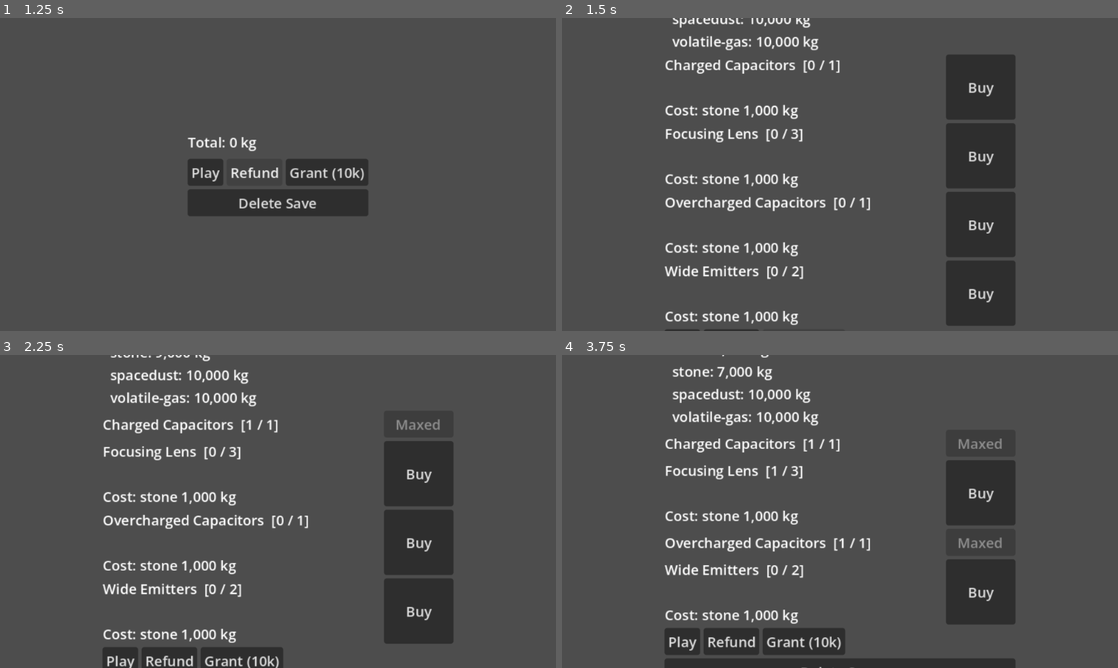
Above: before the commit, frames 1-4 (two rows, left to right).
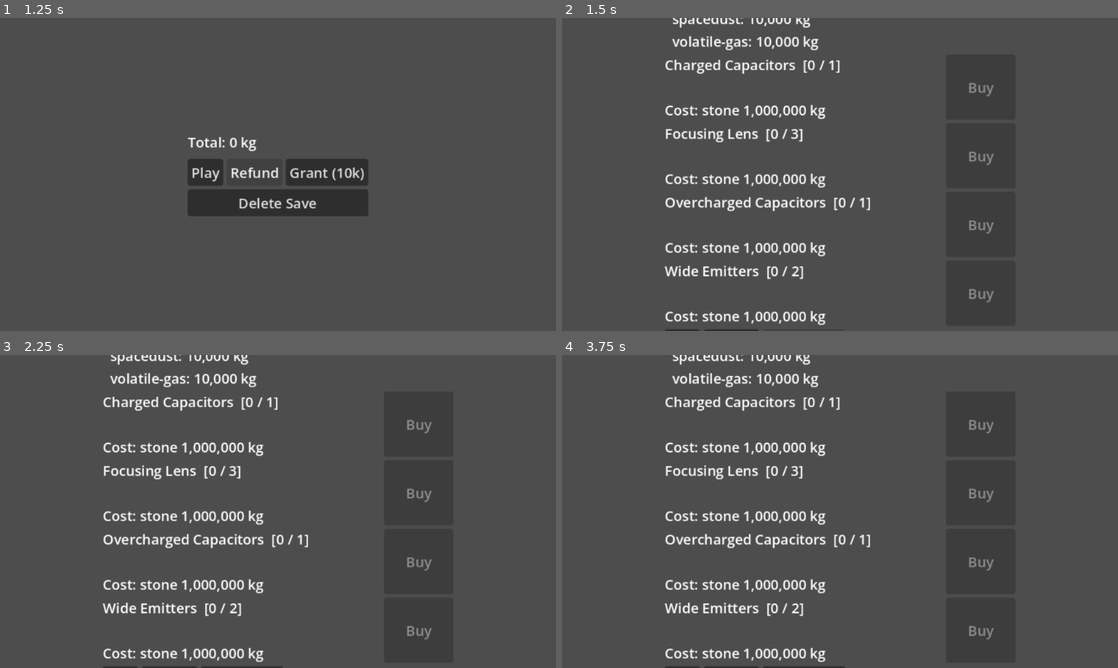
Above: after the commit, the same moments.

Repository: Senatrius/ablation
Game: Godot game, scene res://systems/game/hub.tscn
Same seed, same stepped clock (60 frames per second), same inputs: the game is played once before the commit and once after it.
Inputs (mouse positions are in pixels of both pictures, inside the frame that each line leads up to):
- Up to frame 1 (1.25 s): click "Refund" at 0.5 s
- Up to frame 2 (1.5 s): click "Grant (10k)" at 1.25 s
- Up to frame 3 (2.25 s): click (417, 423) at 2 s, where only the run before the commit has a clickable "Buy"
- Up to frame 4 (3.75 s): click (979, 473) at 2.75 s, where only the run before the commit has a clickable "Buy"; click (979, 542) at 3.5 s, where only the run before the commit has a clickable "Buy"

Frame 1 is identical in both runs. In frame 2, 1.0% of the frame differs, in the area x 39-78%, y 20-99%; in frame 3, 10%; in frame 4, 11%, in the area x 18-82%, y 0-100%.

Commit message:
reworking materials part 3

Diff:
--- /dev/null
+++ b/resources/mass.gd
@@ -0,0 +1,26 @@
+class_name Mass extends RefCounted
+
+const GRAMS_PER_KG: int = 1000
+
+static func from_kg(kg: float) -> int:
+	return roundi(kg * GRAMS_PER_KG)
+
+static func format(grams: int, step: int = 10) -> String:
+	var rounded: int = roundi(float(grams) / step) * step
+
+	if absi(rounded) < GRAMS_PER_KG:
+		return "%d g" % rounded
+
+	var decimals: int = 0
+	if step < 10:
+		decimals = 3
+	elif step < 100:
+		decimals = 2
+	elif step < 1000:
+		decimals = 1
+
+	var text: String = String.num(rounded / float(GRAMS_PER_KG), decimals)
+	var parts: PackedStringArray = text.split(".")
+	var whole: String = HUD.format_number(int(parts[0]))
+
+	return whole + ("." + parts[1] if parts.size() > 1 else "") + "Kg"
--- a/resources/material_definition.gd
+++ b/resources/material_definition.gd
@@ -6,6 +6,7 @@
 @export var hardness: float
 @export var colours: PackedColorArray
 @export var yields: StringName
+@export var trace_resources: Dictionary[StringName, float]
 @export var grain_size: float
 @export var kg_per_cell: float
 @export var effect: Effects
--- a/systems/asteroid/asteroid.gd
+++ b/systems/asteroid/asteroid.gd
@@ -256,15 +256,19 @@
 
 	for i: int in indices:
 		var material: MaterialDefinition = materials[cells[i] - 1]
-		var resource: StringName = material.yields if material.yields != &"" else material.id
-		kg[resource] = kg.get(resource, 0.0) + material.kg_per_cell
+		var bulk: StringName = material.yields if material.yields != &"" else material.id
+		kg[bulk] = kg.get(bulk, 0.0) + material.kg_per_cell
+
+		for trace: StringName in material.trace_resources:
+			kg[trace] = kg.get(trace, 0.0) + material.kg_per_cell * material.traces[trace] / 100.0
 
 	var contents: Dictionary[StringName, int] = {}
 
 	for id: StringName in kg:
-		var amount: int = roundi(kg[id])
-		if amount > 0:
-			contents[id] = amount
+		var grams: int = Mass.from_kg(kg[id])
+
+		if grams > 0:
+			contents[id] = grams
 
 	return contents
 
--- a/systems/cargo/cargo.gd
+++ b/systems/cargo/cargo.gd
@@ -1,4 +1,5 @@
 class_name Cargo extends RefCounted
+@warning_ignore_start("integer_division")
 
 signal changed
 
@@ -10,7 +11,7 @@
 func free_space() -> int:
 	return maxi(capacity - used, 0)
 
-func amount(id: StringName) -> int:
+func _amount(id: StringName) -> int:
 	return _contents.get(id, 0)
 
 func contents() -> Dictionary[StringName, int]:
@@ -39,27 +40,41 @@
 func set_capacity(new_capacity: int) -> Dictionary[StringName, int]:
 	capacity = maxi(new_capacity, 0)
 	var spilled: Dictionary[StringName, int] = {}
+	var excess: int = used - capacity
 
-	while used > capacity:
-		var roll: int = randi_range(0, used - 1)
-		var id: StringName = &""
+	if excess > 0 and used > 0:
+		var to_spill: int = excess
 
-		for candidate: StringName in _contents:
-			roll -= _contents[candidate]
+		for id: StringName in _contents.keys():
+			var lost: int = mini(excess * _contents[id] / used, _contents[id])
+			_remove(id, lost, spilled)
+			to_spill -= lost
 
-			if roll < 0:
-				id = candidate
-				break
+		while to_spill > 0 and not _contents.is_empty():
+			var largest: StringName = _contents.keys()[0]
 
-		_contents[id] -= 1
-		if _contents[id] == 0:
-			_contents.erase(id)
+			for id: StringName in _contents:
+				if _contents[id] > _contents[largest]:
+					largest = id
 
-		used -= 1
-		spilled[id] = spilled.get(id, 0) + 1
+			var lost: int = mini(to_spill, _contents[largest])
+
+			_remove(largest, lost, spilled)
+			to_spill -= lost
 
 	changed.emit()
 	return spilled
+
+func _remove(id: StringName, amount: int, spilled: Dictionary[StringName, int]) -> void:
+	if amount <= 0:
+		return
+
+	_contents[id] -= amount
+	used -= amount
+	spilled[id] = spilled.get(id, 0) + amount
+
+	if _contents[id] <= 0:
+		_contents.erase(id)
 
 func take_all() -> Dictionary[StringName, int]:
 	var everything: Dictionary[StringName, int] = _contents
--- a/systems/game/hub.gd
+++ b/systems/game/hub.gd
@@ -12,7 +12,7 @@
 func _ready() -> void:
 	play_button.pressed.connect(Session.start_run)
 	refund_button.pressed.connect(Session.refund_upgrades)
-	grant_button.pressed.connect(Session.debug_grant.bind(10000))
+	grant_button.pressed.connect(Session.debug_grant.bind(Mass.from_kg(10)))
 	grant_button.visible = OS.is_debug_build()
 
 	Session.storage_changed.connect(_queue_refresh)
@@ -71,9 +71,9 @@
 		button.disabled = true
 	else:
 		lines.append(next.description)
-		lines.append("Cost: %s" % _cost_text(next.cost))
+		lines.append("Cost: %s" % _cost_text(next.cost_grams()))
 		button.text = "Buy"
-		button.disabled = not Session.can_afford(next.cost)
+		button.disabled = not Session.can_afford(next.cost_grams())
 		button.pressed.connect(Session.buy.bind(upgrade))
 
 	info.text = "\n".join(lines)
--- a/systems/session/session.gd
+++ b/systems/session/session.gd
@@ -32,8 +32,6 @@
 
 	_load_game()
 
-
-
 func level_of(upgrade: UpgradeDefinition) -> int:
 	return upgrade_levels.get(upgrade.id, 0)
 
@@ -43,7 +41,7 @@
 	if next == null:
 		return true
 
-	for id: StringName in next.cost:
+	for id: StringName in next.cost_grams():
 		if not discovered.has(id):
 			return false
 
@@ -65,7 +63,7 @@
 
 func can_buy(upgrade: UpgradeDefinition) -> bool:
 	var next: UpgradeLevel = upgrade.next_level(level_of(upgrade))
-	return next != null and is_revealed(upgrade) and requirements_met(upgrade) and can_afford(next.cost)
+	return next != null and is_revealed(upgrade) and requirements_met(upgrade) and can_afford(next.cost_grams())
 
 func buy(upgrade: UpgradeDefinition) -> bool:
 	if not can_buy(upgrade):
@@ -73,8 +71,8 @@
 
 	var next: UpgradeLevel = upgrade.next_level(level_of(upgrade))
 
-	for id: StringName in next.cost:
-		storage[id] -= next.cost[id]
+	for id: StringName in next.cost_grams():
+		storage[id] -= next.cost_grams()[id]
 
 	upgrade_levels[upgrade.id] = level_of(upgrade) + 1
 	storage_changed.emit()
@@ -136,7 +134,7 @@
 		var owned: int = mini(level_of(upgrade), upgrade.max_level())
 
 		for n: int in owned:
-			var cost: Dictionary[StringName, int] = upgrade.levels[n].cost
+			var cost: Dictionary[StringName, int] = upgrade.levels[n].cost_grams()
 
 			for id: StringName in cost:
 				storage[id] = storage.get(id, 0) + cost[id]
@@ -164,6 +162,12 @@
 		"discovered": discovered.keys().map(func(id: StringName) -> String: return String(id)),
 	}
 
+	var version: int = int(data.get("version", 0))
+
+	if version > SAVE_VERSION:
+		push_error("This save is from a newer version of the game (format %d); not loading it." % version)
+		return
+
 	var folder: String = SAVE_PATH.get_base_dir()
 	if not DirAccess.dir_exists_absolute(folder):
 		var folder_error: Error = DirAccess.make_dir_recursive_absolute(folder)
@@ -209,6 +213,7 @@
 
 	var data: Dictionary = parsed
 	var version: int = int(data.get("version", 0))
+	var storage_scale: int = Mass.GRAMS_PER_KG if version < 2 else 1
 
 	if version > SAVE_VERSION:
 		push_error("This save is from a newer version of the game (format %d); not loading it." % version)
@@ -222,7 +227,7 @@
 			push_warning("Save has unknown resource '%s'; dropped." % key)
 			continue
 
-		storage[id] = int(saved_storage[key])
+		storage[id] = int(saved_storage[key]) * storage_scale
 
 	var saved_upgrades: Dictionary = data.get("upgrades", {})
 	for key: String in saved_upgrades:
--- a/systems/upgrades/upgrade_level.gd
+++ b/systems/upgrades/upgrade_level.gd
@@ -1,5 +1,13 @@
 class_name UpgradeLevel extends Resource
 
 @export_multiline var description: String
-@export var cost: Dictionary[StringName, int]
+@export var cost: Dictionary[StringName, float]
 @export var modifiers: Array[StatModifier]
+
+func cost_grams() -> Dictionary[StringName, int]:
+	var grams: Dictionary[StringName, int] = {}
+
+	for id: StringName in cost:
+		grams[id] = Mass.from_kg(cost[id])
+
+	return grams
Not shown, added: resources/mass.gd.uid
